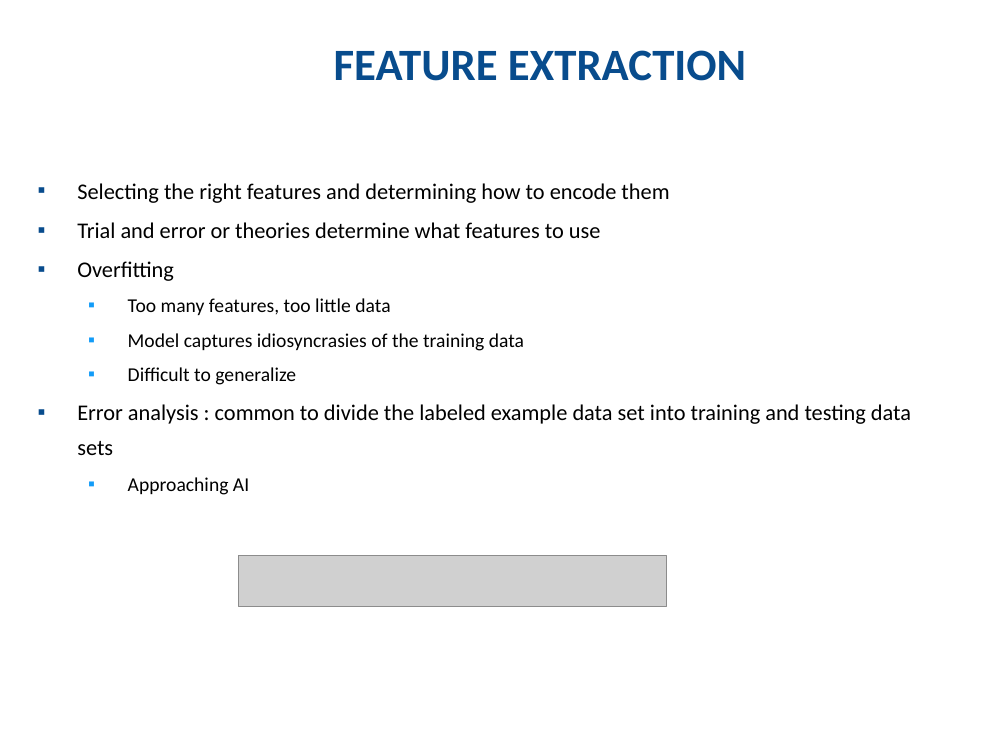
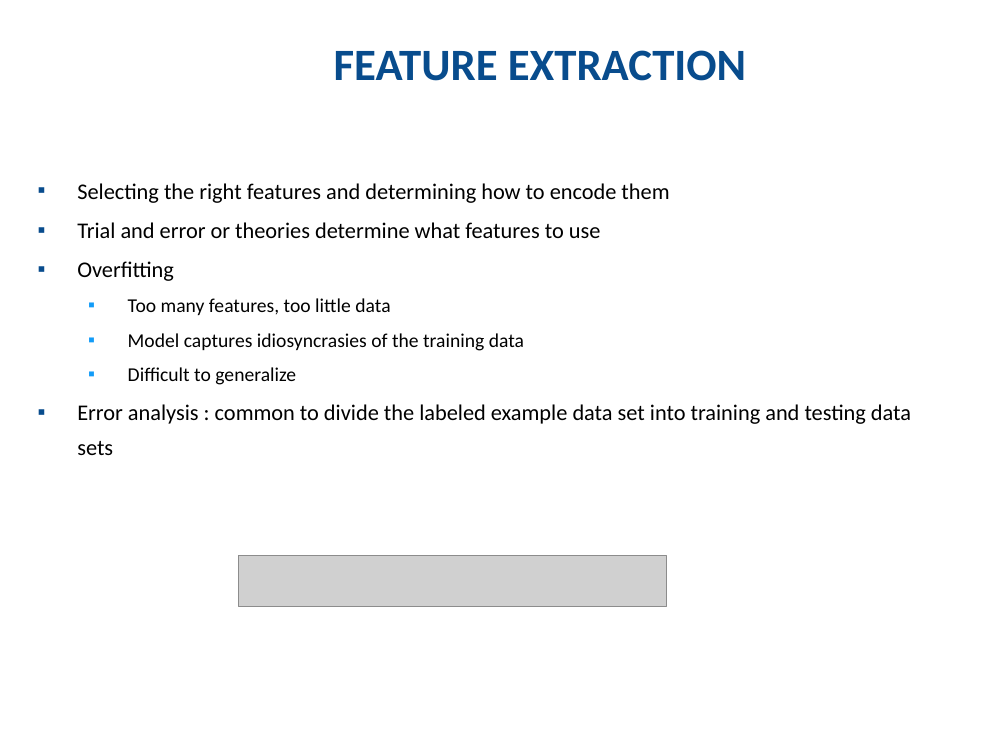
Before and after one commit to km-Poonacha/python4phd, a slide deck: slide 6 of Session 3/Python for docs - Session 3 V0.1.pptx. Drawn at 1008x756 pixels with LibreOffice and Linux fonts; fonts in the diff are those of the drawing; grey boxes stand for pictures; background and template pictures are left out. Boxes give left, top, right and bottom in pixels: in the first picture for what was removed or moved away, otherwise in the second. Text is boxed around its words. In the diff, an @@ line names an element or a change of style, - is before the commit and + after.

```diff
--- a/Session 3/Python for docs - Session 3 V0.1.pptx
+++ b/Session 3/Python for docs - Session 3 V0.1.pptx
@@ text at bbox=[128, 477, 249, 495]: paragraph removed @@
-  ▪ Approaching AI
```
Also in this commit, not shown: 4 other slides changed, 1 slide added.
